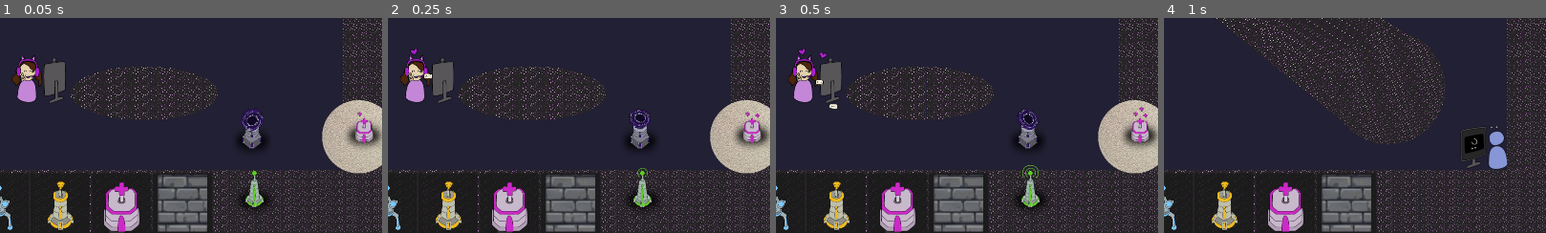
Above: before the commit, frames 1-4 (left to right).
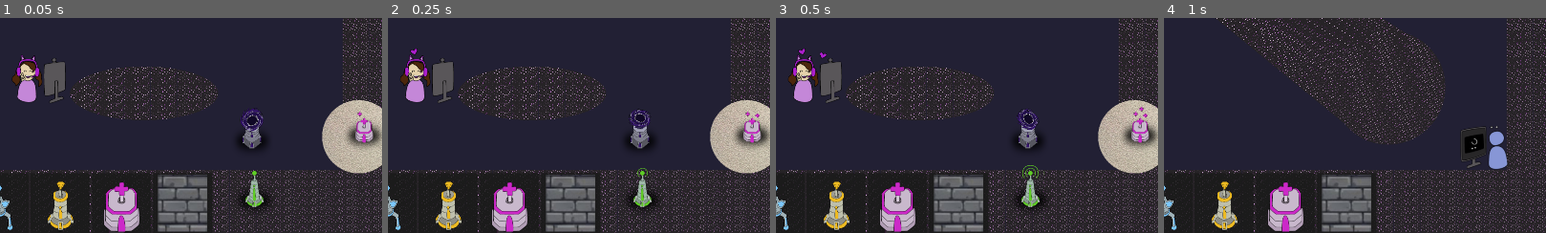
Above: after the commit, the same moments.

Repository: ryupold/ld59
Game: Godot game, scene res://scenes/test_sender.tscn
The game is run twice, just before and just after one commit, with the same random seed, the same clock (stepped at 60 frames per second) and the same inputs. This scene is started directly instead of the project's main scene. The engine's default icon, where the game draws it, is replaced by a stand-in: a white triangle on a blue panel in a dark square.
Inputs:
- Up to frame 1 (0.05 s): no input
- Up to frame 2 (0.25 s): no input
- Up to frame 3 (0.5 s): no input
- Up to frame 4 (1 s): click "Restart" at 0.5 s
The pictures show only the part of the screen within x 50-100%, y 50-100%; the shares and areas given below are measured in that part.

Frame 1 is identical in both runs. In frame 2, less than 0.1% of the frame differs, in the area x 9-12%, y 25-28%; in frame 3, less than 0.1%, in the area x 10-16%, y 28-43%; in frame 4, nothing differs.

Commit message:
update wave sending + signal calculation

Diff:
--- a/ld59-game/entities/packet/packet.gd
+++ b/ld59-game/entities/packet/packet.gd
@@ -8,9 +8,11 @@
 @export var growthModifier := 0.05
 @export var minSpeed: float = 100
 @export var maxSpeed: float = 5000
+@export var maxTravelTime: float = 25000
 @export var payload: int = 1
 @export var sprites: Array[Texture2D] = []
-var originalScales: Array[Vector2] = []
+var _originalScales: Array[Vector2] = []
+var _travelTime: float
 
 @onready var effectMap: Dictionary = {
 	Tower.Effect.GRAVITY: $Effects/GravityEffect,
@@ -33,7 +35,7 @@
 func _ready() -> void:
 	for c in get_children():
 		if c is CanvasItem:
-			originalScales.append(c.scale)
+			_originalScales.append(c.scale)
 
 	body_entered.connect(onCollision)
 
@@ -53,7 +55,7 @@
 	for i in get_child_count():
 		var child := get_child(i)
 		if child is CanvasItem:
-			var newScale := originalScales[i] * (1 + (payload-1) * growthModifier)
+			var newScale := _originalScales[i] * (1 + (payload-1) * growthModifier)
 			child.scale = newScale
 
 func increaseTtl(by: int) -> void:
--- a/ld59-game/scenes/game_state.gd
+++ b/ld59-game/scenes/game_state.gd
@@ -20,7 +20,7 @@
 
 var packetsToSend: int:
 	get:
-		return _currentLevel.packetsToSend - _packetsReceived
+		return _currentLevel.packetsToSend * _wave - _packetsReceived
 
 @export var allTowers: TowersResource
 @export var unlockedTowers: TowersResource
@@ -92,7 +92,7 @@
 	_payloadReceived += payload
 	_payloadBuffer += payload
 	_packetsReceived += 1
-	if _packetsReceived == _currentLevel.packetsToSend:
+	if packetsToSend == 0:
 		onNextWave.emit(_wave + 1)
 
 func startWave(nr: int):
@@ -108,7 +108,7 @@
 
 func _physics_process(delta):
 	_timePassed += delta
-	_signal = _payloadPerSecond * _payloadReceived / _timePassed
+	_signal = (_payloadPerSecond + _signal) / 2
 
 enum GameState {
 	MainMenu,
